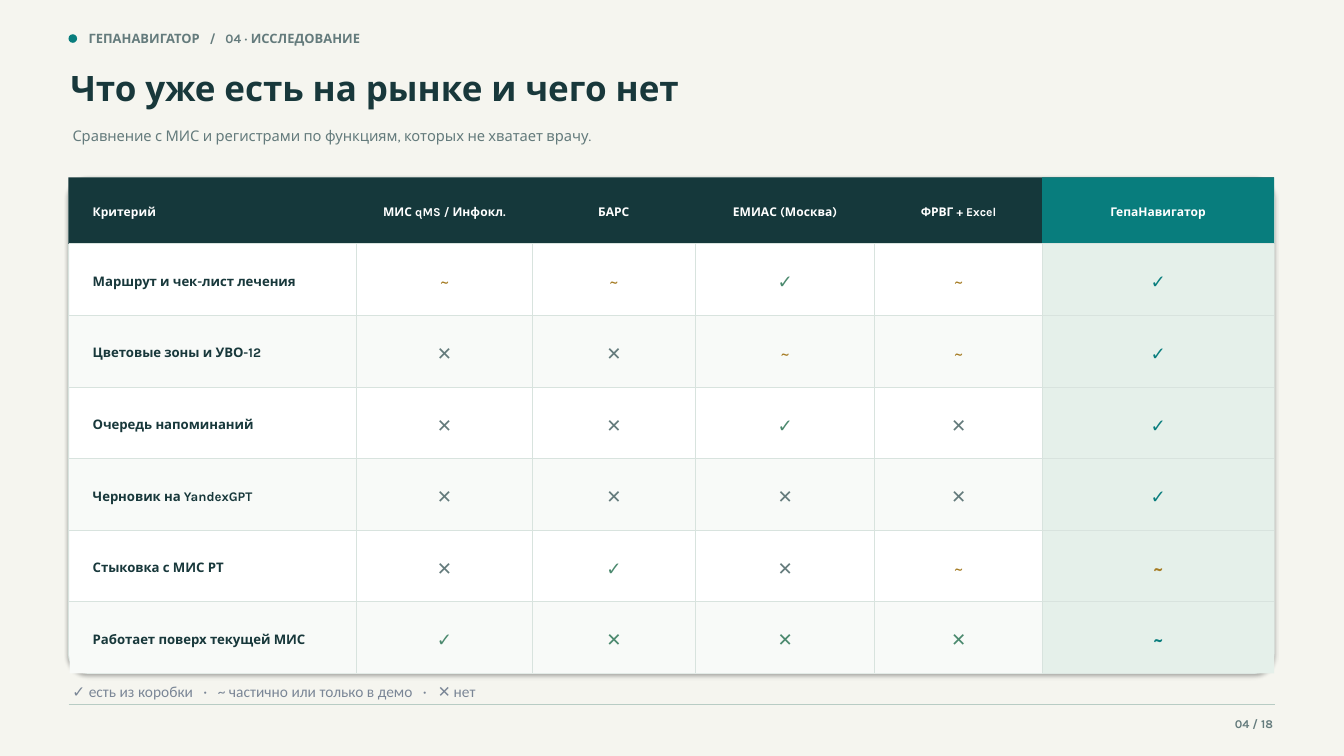
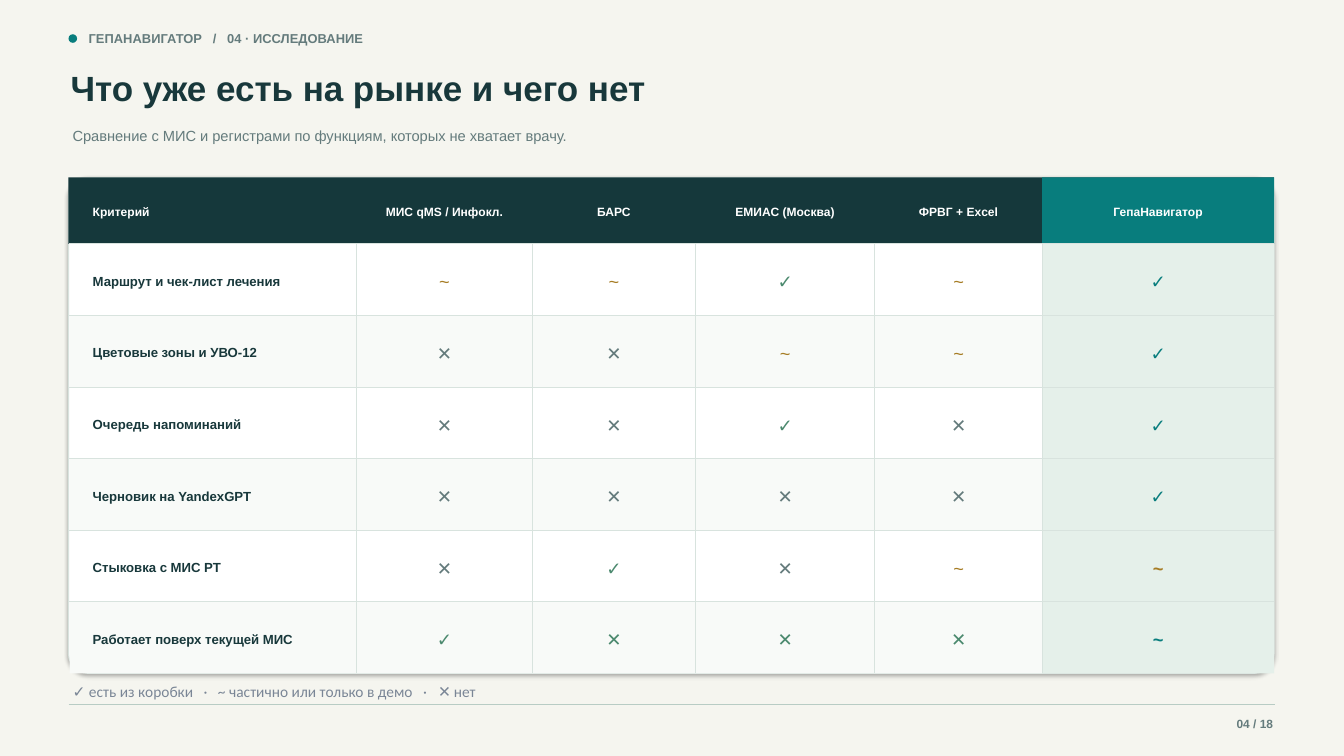
Before and after one commit to devenportg/GepaNavigator, a slide deck: slide 4 of deliverables/GepaNavigator_release.pptx. Drawn at 1344x756 pixels with LibreOffice and Linux fonts; fonts in the diff are those of the drawing. Boxes give left, top, right and bottom in pixels: in the first picture for what was removed or moved away, otherwise in the second. Text is boxed around its words. In the diff, an @@ line names an element or a change of style, - is before the commit and + after.

```diff
--- a/deliverables/GepaNavigator_release.pptx
+++ b/deliverables/GepaNavigator_release.pptx
@@ font Karla to Arial in 17 elements at [89,34,363,46], [71,77,645,108], [73,130,567,144], [1237,720,1273,728], [93,207,150,219], [386,207,503,219], [597,207,630,216], [735,207,835,219], [919,207,998,216], [1113,207,1202,219], [93,277,281,289], [93,347,257,360], [93,419,241,432], [93,491,251,504], [93,562,221,572], [93,634,293,647], [365,250,524,310] @@
```
Also in this commit, not shown: 17 other slides changed.
